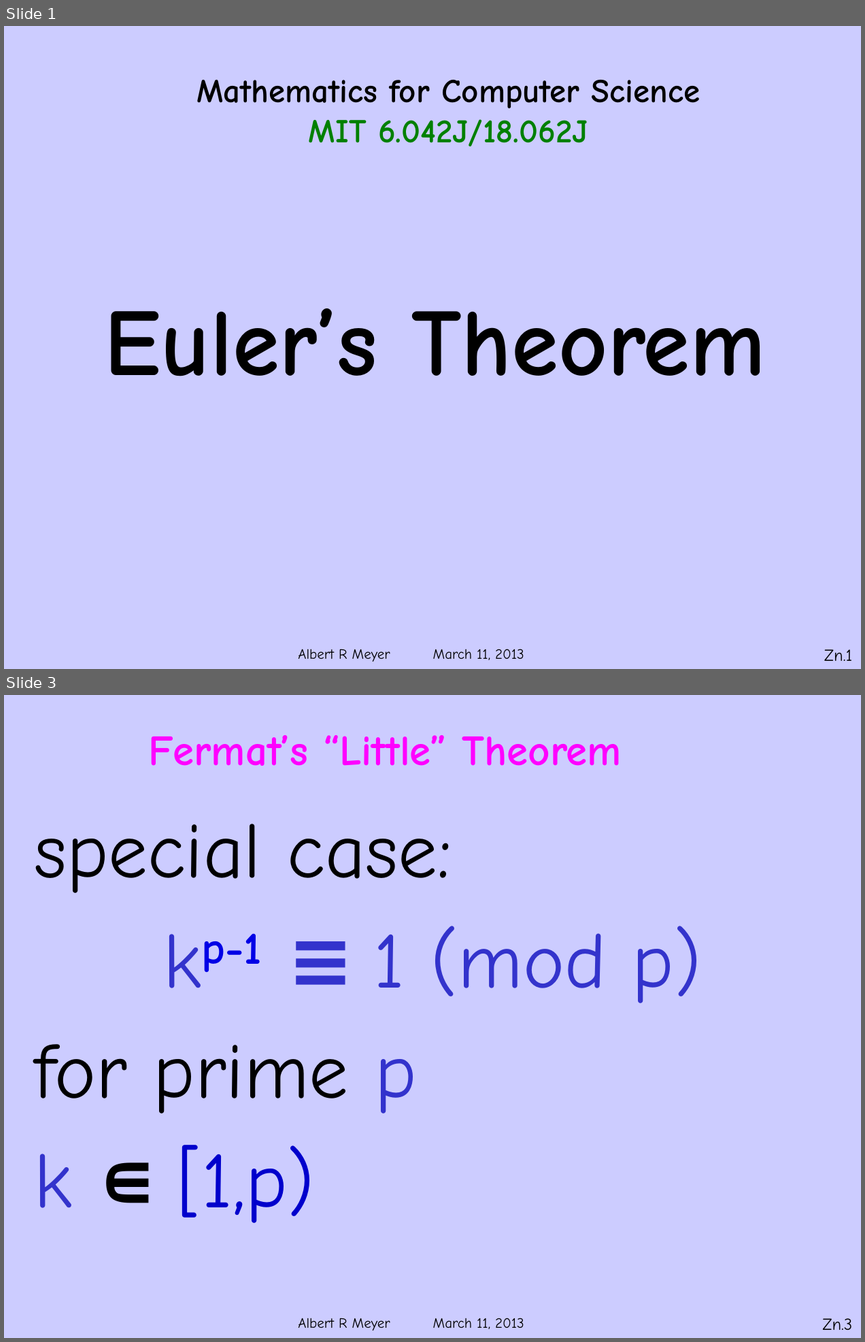
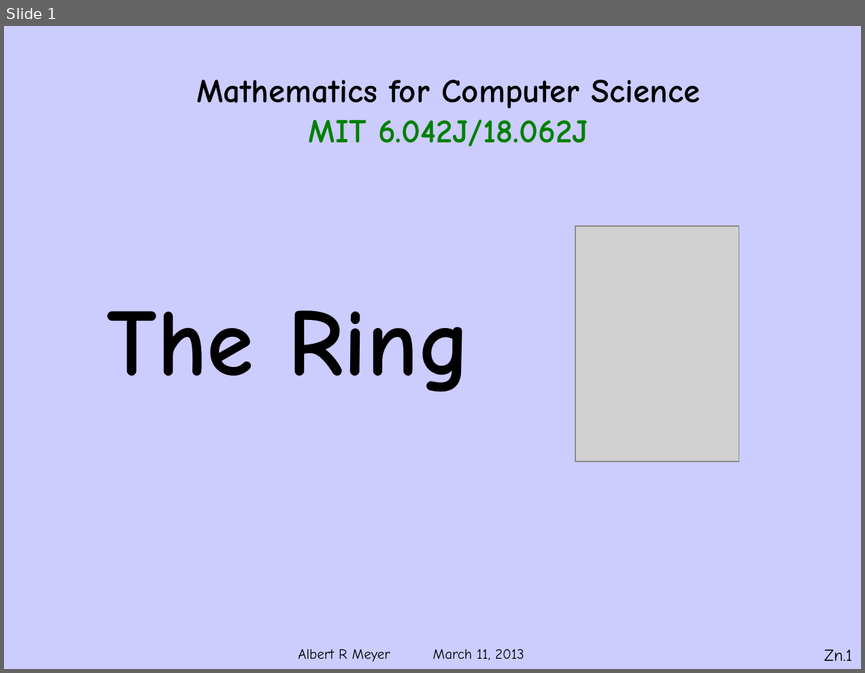
Before and after one commit to armeyer/mcs_web, a slide deck: spring13/slides13/Zmodn.pptx. Shown one above the other, each under a label of ours: slides 1 and 3 before the commit, slide 1 after it; the slides between them are not shown. The pictures are 865x1342 and 865x673 pixels, drawn with LibreOffice and Linux fonts; fonts in the diff are those of the drawing; grey boxes stand for pictures; background and template pictures are left out. Boxes give left, top, right and bottom in pixels: in the first picture for what was removed or moved away, otherwise in the second. Text is boxed around its words. In the diff, an @@ line names an element or a change of style, - is before the commit and + after.

```diff
--- a/spring13/slides13/Zmodn.pptx
+++ b/spring13/slides13/Zmodn.pptx
@@ slide 3 removed at <box>4,695,861,1338</box>, background #CCCCFF; not listed: 1 template element that a slide beside it also shows @@
@@ title removed at <box>148,735,621,766</box> @@
-Fermat’s “Little” Theorem
@@ text removed at <box>34,824,701,1223</box> @@
-special case:
-kp-1 ≡ 1 (mod p)
-for prime p
-k ∊ [1,p)
@@ page number removed at <box>822,1318,852,1329</box> @@
-Zn.3
@@ slide 1 changed as well @@
@@ picture added at <box>575,226,739,461</box> @@
@@ subtitle at <box>107,310,470,392</box>: text changed @@
-Euler’s Theorem
+The Ring
```
Also in this commit, not shown: 6 other slides changed, 19 slides added, 6 other slides removed.
